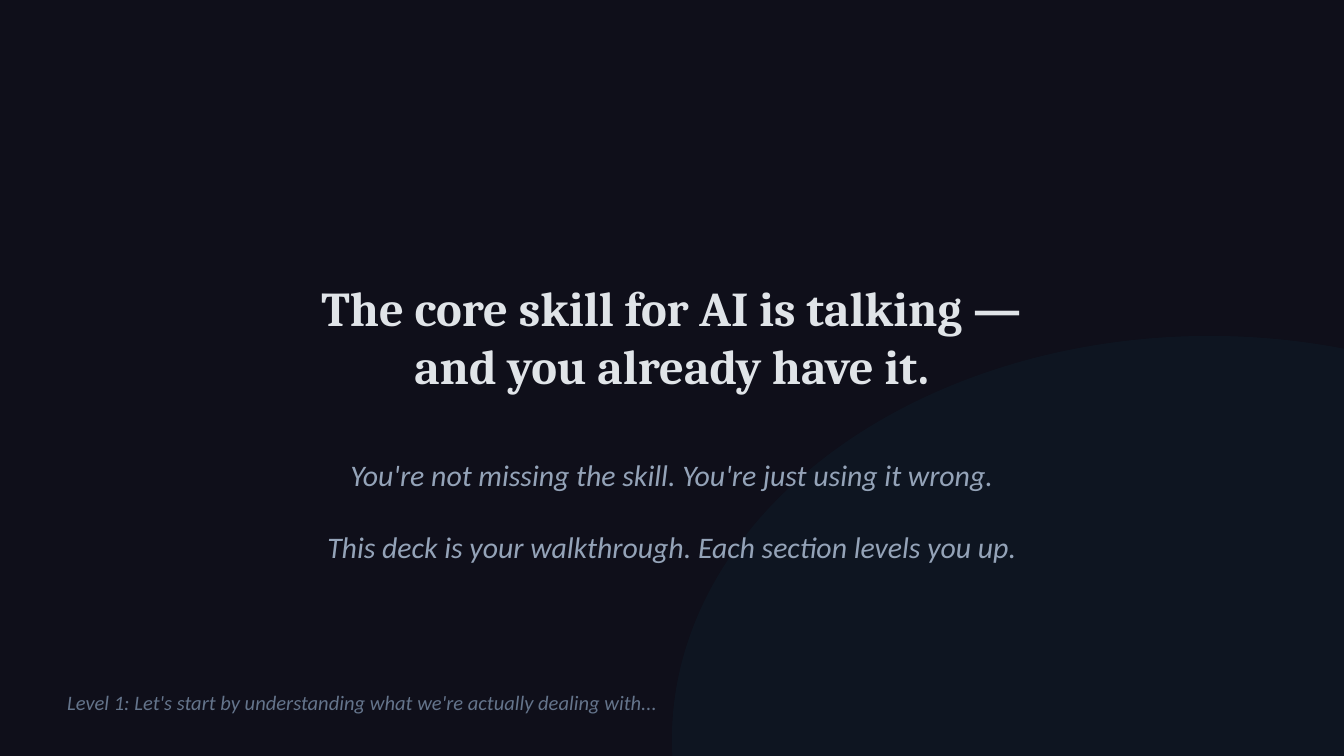
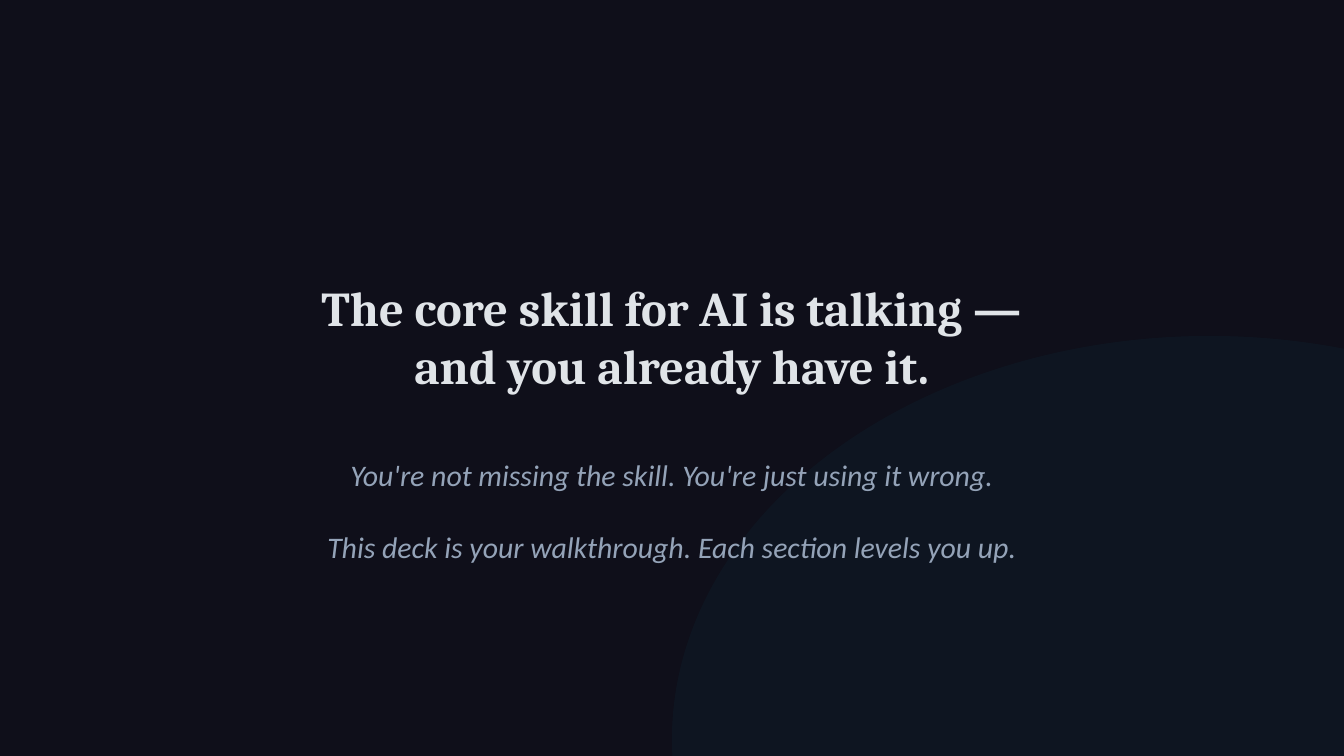
Before and after one commit to michaelengland/ai-best-practices, a slide deck: slide 6 of Getting-Agents-to-Give-Up-Their-Secrets.pptx. Drawn at 1344x756 pixels with LibreOffice and Linux fonts; fonts in the diff are those of the drawing. Boxes give left, top, right and bottom in pixels: in the first picture for what was removed or moved away, otherwise in the second. Text is boxed around its words. In the diff, an @@ line names an element or a change of style, - is before the commit and + after.

```diff
--- a/Getting-Agents-to-Give-Up-Their-Secrets.pptx
+++ b/Getting-Agents-to-Give-Up-Their-Secrets.pptx
@@ text removed at bbox=[67, 696, 656, 714] @@
-Level 1: Let's start by understanding what we're actually dealing with...
```
Also in this commit, not shown: 16 other slides changed, 2 slides added, 1 other file.
